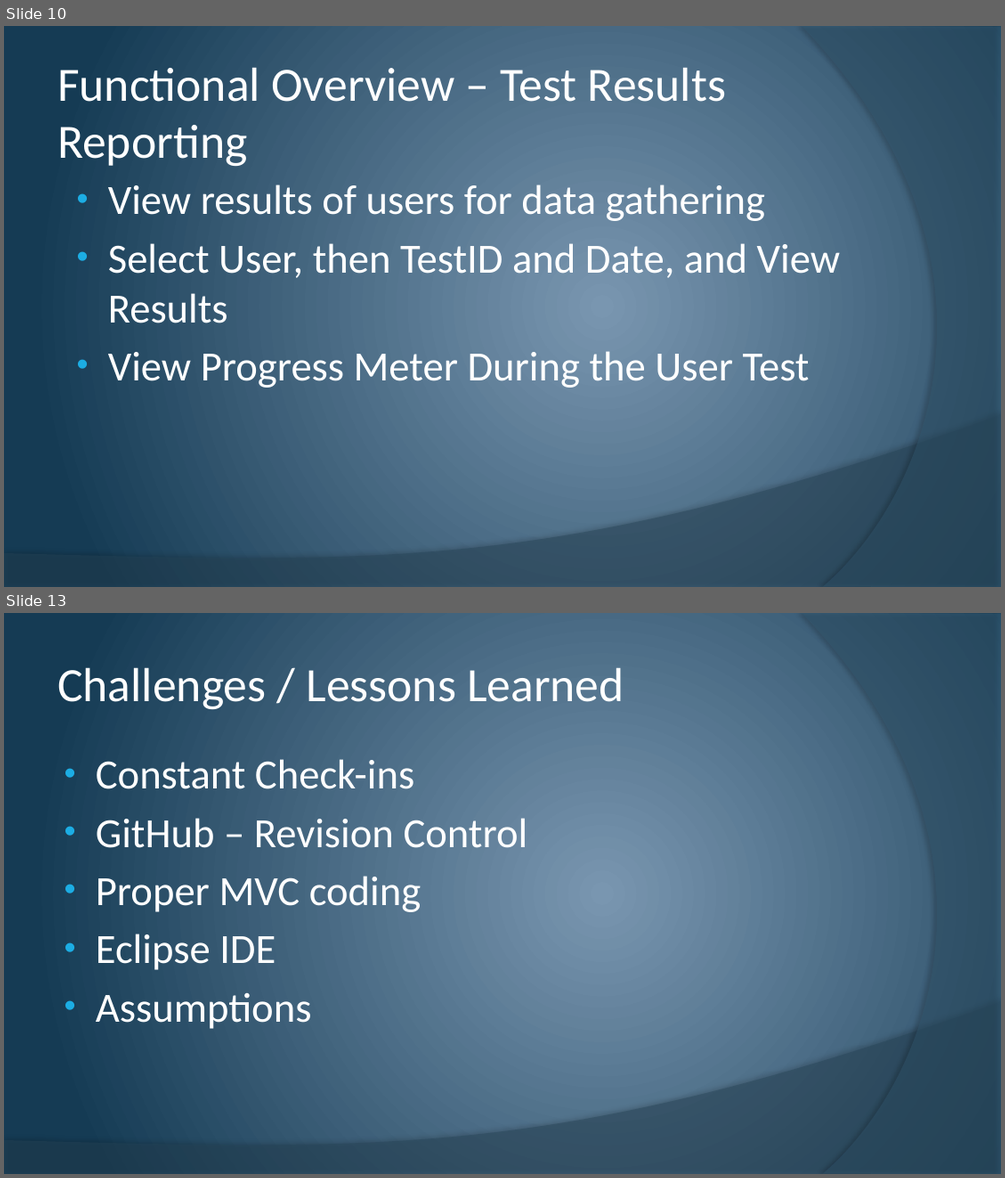
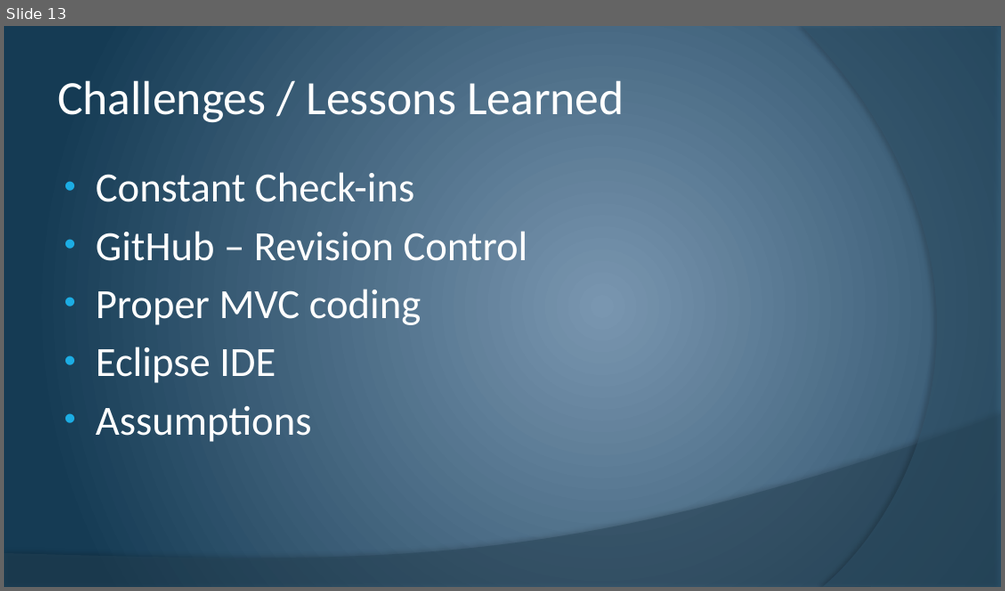
Before and after one commit to cstultz/cis234, a slide deck: assigns/assign10/t1-a10.pptx. Shown one above the other, each under a label of ours: slides 10 and 13 before the commit, slide 13 after it; the slides between them are not shown. The pictures are 1005x1178 and 1005x591 pixels, drawn with LibreOffice and Linux fonts; fonts in the diff are those of the drawing. Boxes give left, top, right and bottom in pixels: in the first picture for what was removed or moved away, otherwise in the second. Text is boxed around its words. In the diff, an @@ line names an element or a change of style, - is before the commit and + after.

```diff
--- a/assigns/assign10/t1-a10.pptx
+++ b/assigns/assign10/t1-a10.pptx
@@ slide 10 removed at (x1=4, y1=26, x2=1001, y2=587), background gradient #7A96B0 to #153C55; not listed: 2 template elements that a slide beside it also shows @@
@@ title removed at (x1=57, y1=67, x2=726, y2=167) @@
-Functional Overview – Test Results Reporting
@@ text removed at (x1=108, y1=184, x2=840, y2=387) @@
-• View results of users for data gathering
-• Select User, then TestID and Date, and View Results
-• View Progress Meter During the User Test
```
Also in this commit, not shown: 11 slides changed, 2 slides added.
